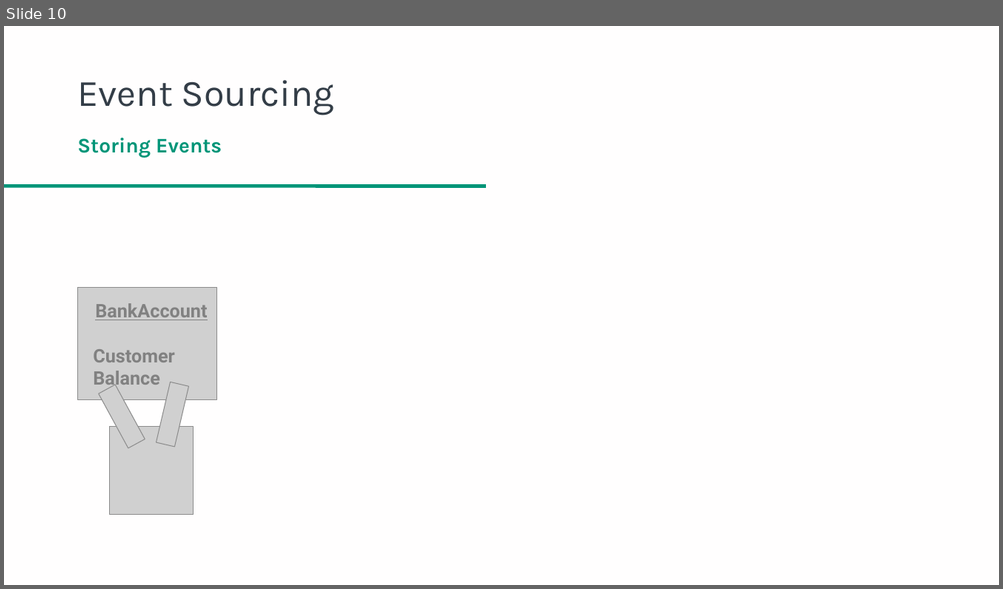
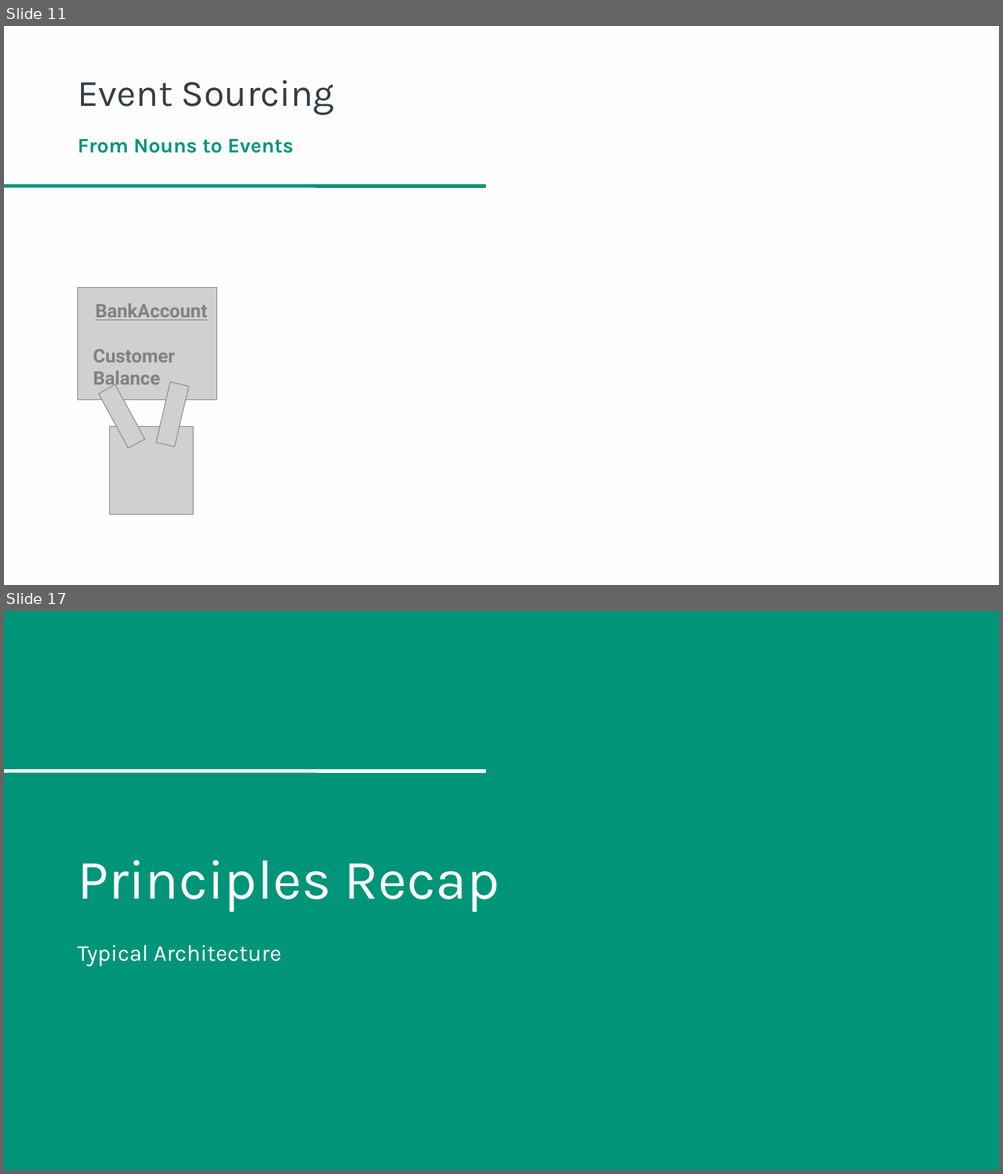
Before and after one commit to danielwagstaff/training, a slide deck: event-sourcing/Event Sourcing in a Microservices Environment.pptx. Shown one above the other, each under a label of ours: slide 10 before the commit, slides 11 and 17 after it; the slides between them are not shown. The pictures are 1003x589 and 1003x1174 pixels, drawn with LibreOffice and Linux fonts; fonts in the diff are those of the drawing; grey boxes stand for pictures; background and template pictures are left out. Boxes give left, top, right and bottom in pixels: in the first picture for what was removed or moved away, otherwise in the second. Text is boxed around its words. In the diff, an @@ line names an element or a change of style, - is before the commit and + after.

```diff
--- a/event-sourcing/Event Sourcing in a Microservices Environment.pptx
+++ b/event-sourcing/Event Sourcing in a Microservices Environment.pptx
@@ slide 17 added at <box>4,611,999,1170</box>, background #009578 @@
@@ line added from (4, 772) to (486, 772), #FFFEFE 3.25 pt @@
@@ text added at <box>77,860,500,912</box>, 54 pt, text #FFFEFE @@
+Principles Recap
@@ text added at <box>77,945,282,966</box>, 22 pt, text #FFFEFE @@
+Typical Architecture
@@ what was slide 10 is now slide 11 @@
@@ slide 11 changed as well @@
@@ text at <box>77,138,293,153</box>: text changed @@
-Storing Events
+From Nouns to Events
```
Also in this commit, not shown: 35 other slides changed, 12 other slides added, 2 slides removed.
